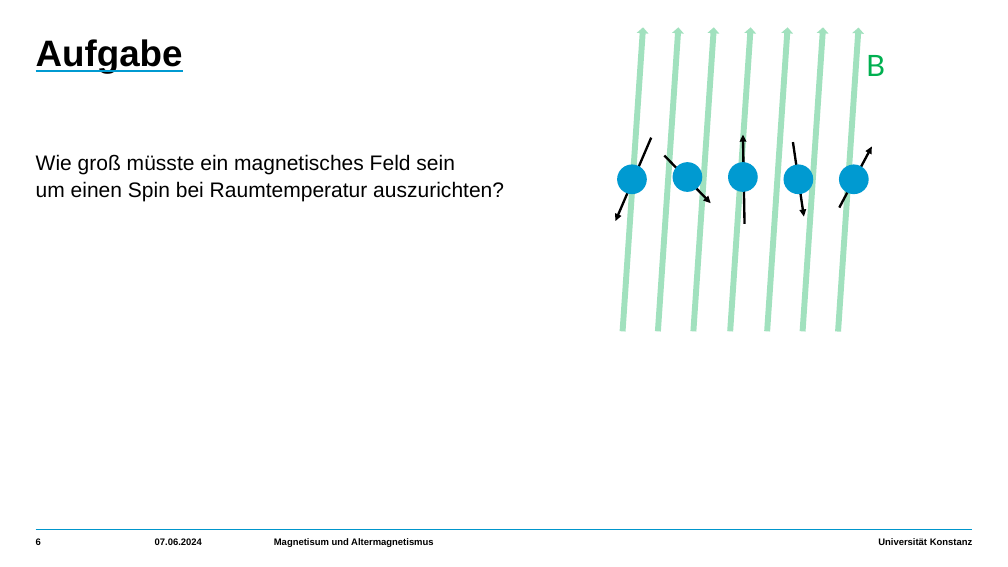
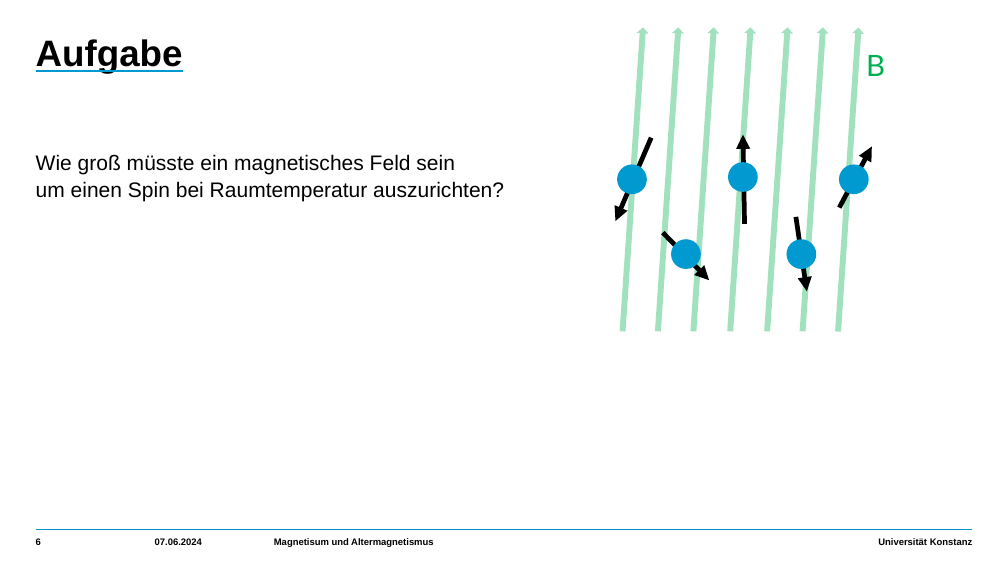
Before and after one commit to HolykingJulex/EstimateSeminar, a slide deck: slide 6 of Vortrag.pptx. Drawn at 1008x567 pixels with LibreOffice and Linux fonts; fonts in the diff are those of the drawing. Boxes give left, top, right and bottom in pixels: in the first picture for what was removed or moved away, otherwise in the second. Text is boxed around its words. In the diff, an @@ line names an element or a change of style, - is before the commit and + after.

```diff
--- a/Vortrag.pptx
+++ b/Vortrag.pptx
@@ arrow (651, 138) - (616, 221): stroke #000000 2.25 pt to #000000 4.5 pt @@
@@ arrow (745, 224) - (743, 135): stroke #000000 2.25 pt to #000000 4.5 pt @@
@@ arrow (839, 208) - (872, 147): stroke #000000 2.25 pt to #000000 4.5 pt @@
@@ arrow moved from (665, 156) - (711, 203) to (663, 233) - (709, 281) @@
@@ arrow (663, 233) - (709, 281): stroke #000000 2.25 pt to #000000 4.5 pt @@
@@ ellipse: place and size @@
-ellipse at <box>673,162,702,191</box>
+ellipse at <box>671,239,701,268</box>
@@ ellipse: place and size @@
-ellipse at <box>783,165,813,194</box>
+ellipse at <box>786,239,816,268</box>
@@ arrow moved from (793, 142) - (804, 216) to (796, 217) - (807, 291) @@
@@ arrow (796, 217) - (807, 291): stroke #000000 2.25 pt to #000000 4.5 pt @@
```
Also in this commit, not shown: 1 other slide changed, 1 other file.
